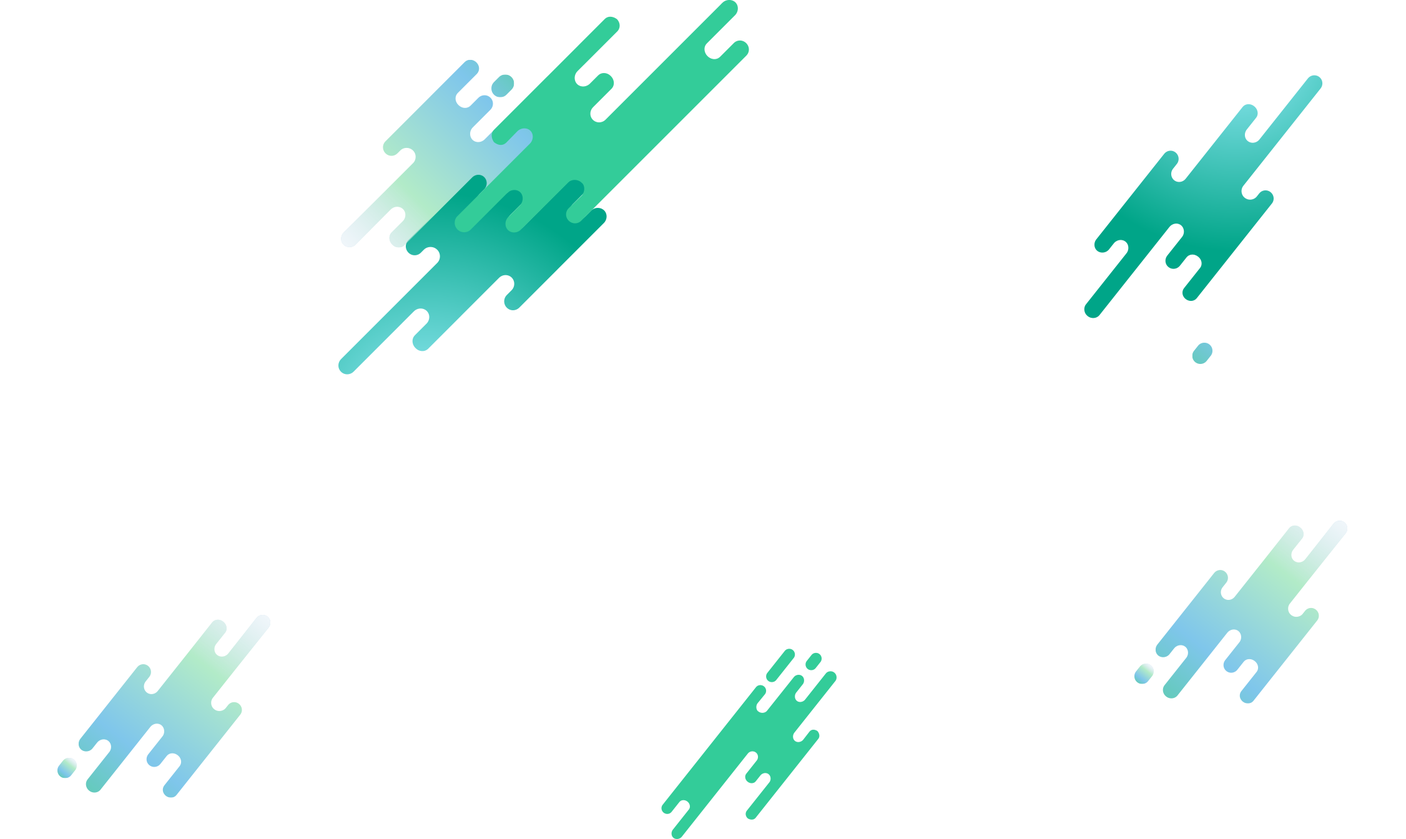
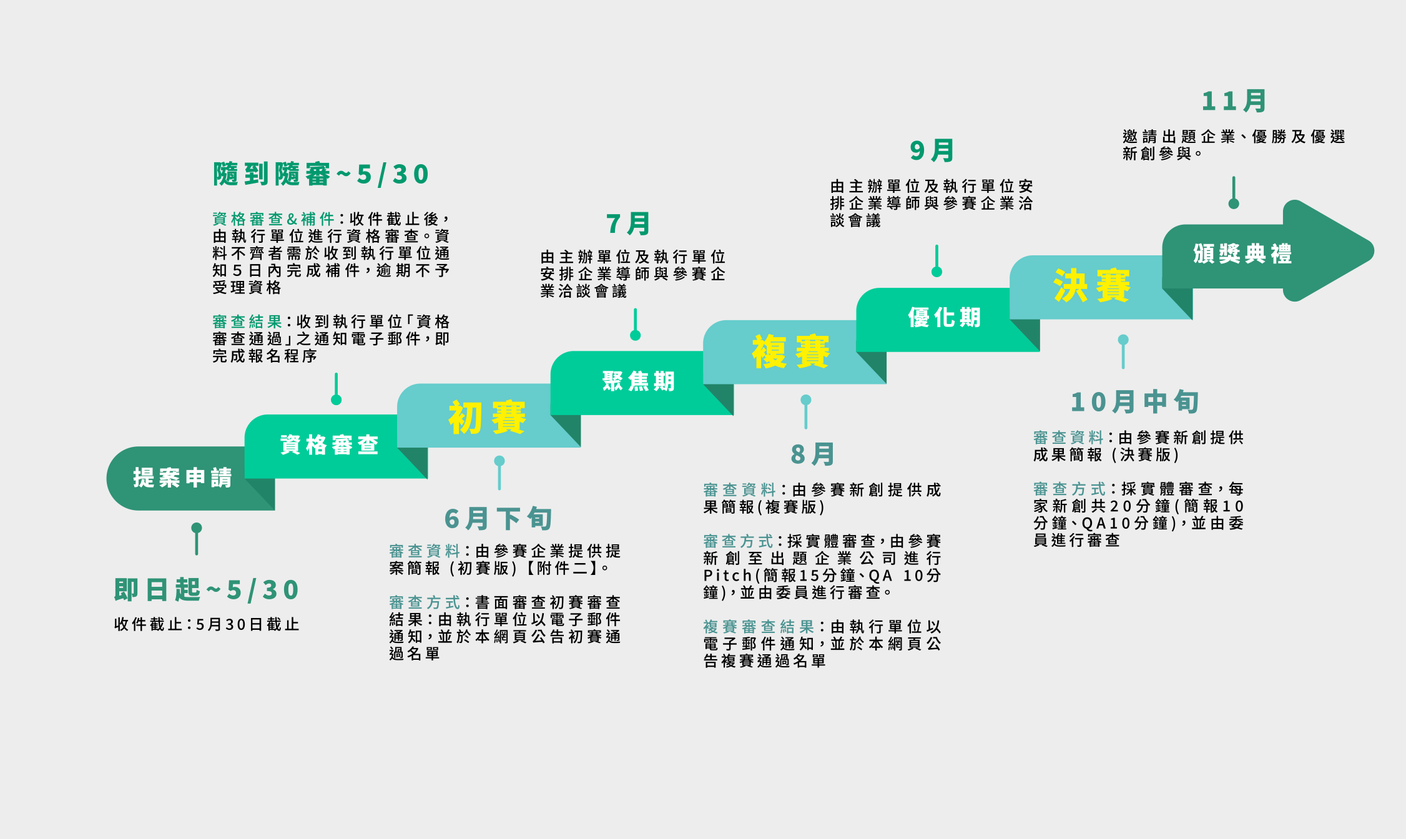
Revision of a layered (1406, 839) image; what changed, layer by layer:
hid "向量圖智慧型物件" (1st of 2) over [57, 0, 1348, 839]
added layer "向量圖智慧型物件" (2nd of 2) above "色彩填色 2" over [0, 21, 1406, 817]
renamed "色彩填色 1" to "色彩填色 2", painted on it over [0, 0, 1406, 839]
